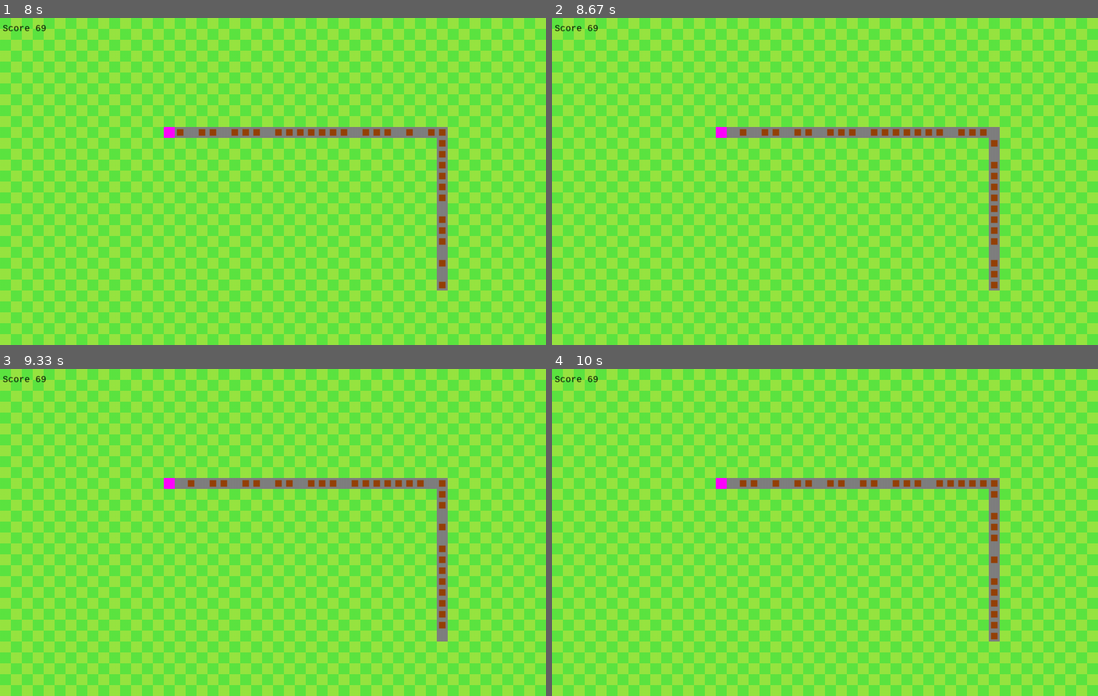
Above: before the commit, frames 1-4 (two rows, left to right).
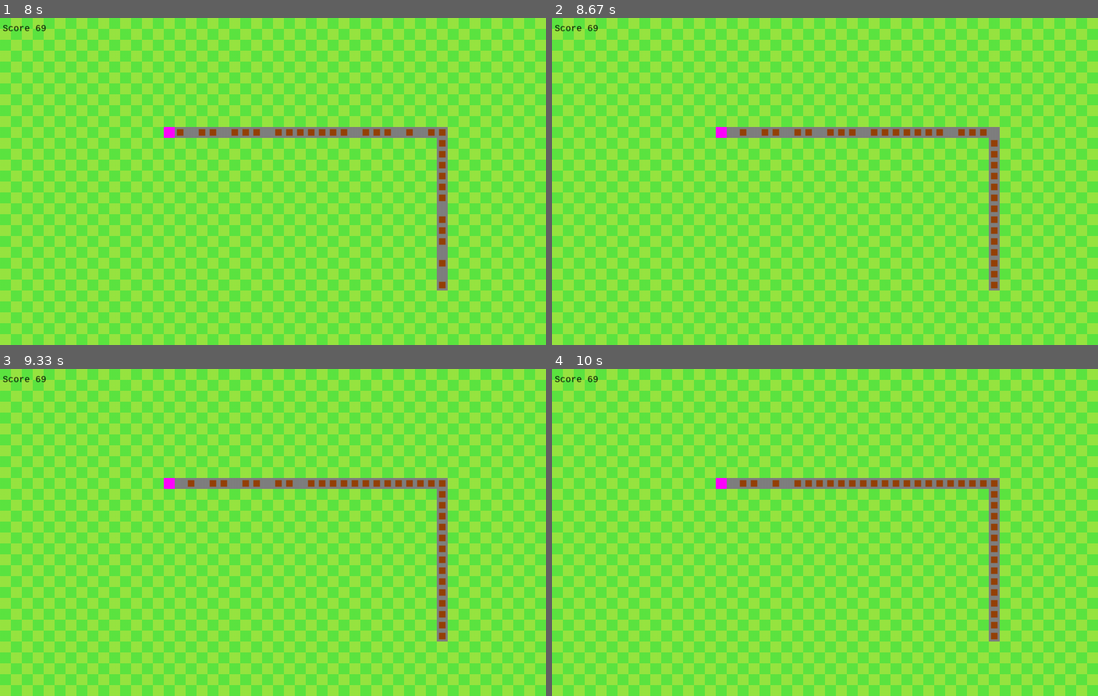
Above: after the commit, the same moments.

Repository: slin-j/funny_projects
Game: pygame game, started from py/minegame/main.py
The game is run twice, just before and just after one commit, with the same random seed, the same clock (stepped at 60 frames per second) and the same inputs.
Inputs:
- Up to frame 1 (8 s): tap F at 0.33, 0.73, 1.03, 1.23, 1.57, 1.87, 2.07, 2.37, 2.63, 2.97, 3.27, 3.4, 3.8, 4.1, 4.47, 4.87, 5.17, 5.37, 5.67, 5.87, 6.2, 6.5, 6.7, 7, 7.6, 7.9 s
- Up to frame 2 (8.67 s): tap F at 8.03, 8.43 s
- Up to frame 3 (9.33 s): tap F at 8.73, 9.1 s
- Up to frame 4 (10 s): tap F at 9.5, 9.8 s

Frame 1 is identical in both runs. In frame 2, less than 0.1% of the frame differs, in the area x 80-82%, y 40-73%; in frame 3, 0.1%; in frame 4, 0.2%, in the area x 48-82%, y 33-63%.

Commit message:
belts consist of belt pieces now, which hold the materials

Diff:
--- a/py/minegame/main.py
+++ b/py/minegame/main.py
@@ -26,6 +26,9 @@
                                              [(40*20,y*20) for y in range(10,25)]))
 
 font_normal = pygame.font.SysFont("monospace",16)
+
+for i in range(10 - 1, 0, -1):
+    print(i)
 
 i = 0
 
@@ -56,8 +59,6 @@
     for c in conveyor_list:
         c.draw_shape_with_materials(game_map.bg)
 
-
-
     # show new graphics
     game_surface.blit(game_map.bg, (0, 0))
     text = font_normal.render("Score {0}".format(69), 1, (0,0,0))
--- a/py/minegame/transport.py
+++ b/py/minegame/transport.py
@@ -3,42 +3,57 @@
 
 import entity
 
+class belt_piece:
+    def __init__(self, pos:tuple) -> None:
+        self.pos = pos
+        self.holding_entity = None # holds entities
+
 class conveyor_belt:
     def __init__(self, positions:list[tuple]) -> None:
-        super().__init__()
-
         self.UPDATE_INTERVAL = 200e6 # 200ms
         self.last_update = time.time_ns()
 
-        self.positions = positions
+        self.pieces = []
+        for p in positions:
+            self.pieces.append(belt_piece(p))
+
         self.size = (20, 20) # px
-        self.materials = [] # list with all entity-obj that are on this belt
 
     def draw_shape_with_materials(self, surface:pygame.Surface):
-        for p in self.positions:
-            r = pygame.Rect(p, self.size)
+        for p in self.pieces:
+            r = pygame.Rect(p.pos, self.size)
             pygame.draw.rect(surface, [128, 128 , 128], r)
-        for m in self.materials:
-            m.draw_shape(self.positions[m.index_on_conv], surface)
+            if p.holding_entity != None: p.holding_entity.draw_shape(p.pos, surface)
 
-    def add_material(self, new_mat:entity):
-        self.materials.append(new_mat)
-        # self.materials[-1].set_pos(self.positions[0]) # set startposition of new material to the beginning of the belt
+    def add_material(self, new_mat:entity) -> bool:
+        if self.pieces[0].holding_entity == None:   # if space for new material-entity is available
+            self.pieces[0].holding_entity = new_mat
+            return True
+        return False
 
+    #todo rename to move_materials
     def incr_material_positions(self) -> bool:
+        one_gets_yeeted = False
+        q = 0
+        for p in self.pieces:
+            if p.holding_entity != None:
+                q += 1
         if time.time_ns() - self.last_update >= self.UPDATE_INTERVAL:
             self.last_update += self.UPDATE_INTERVAL
-            # print(len(self.materials))
-            r = 0
-            for i in range(len(self.materials)):
-                self.materials[i-r].index_on_conv += 1
-                if self.materials[i-r].index_on_conv > (len(self.positions) - 1):
-                    self.materials.remove(self.materials[i-r])
-                    r += 1
+
+            for i in range(len(self.pieces), 0, -1):
+                if i-1 < len(self.pieces) - 1:
+                    if self.pieces[i].holding_entity == None:
+                        self.pieces[i].holding_entity = self.pieces[i-1].holding_entity
+                        self.pieces[i-1].holding_entity = None
+                else:
+                    if self.pieces[-1].holding_entity != None: one_gets_yeeted = self.pieces[-1]
+
+            return one_gets_yeeted
             #todo what to do when belt ends?
 
-    def get_positions(self) -> list[tuple]:
-        return self.positions.copy()
+    # def get_positions(self) -> list[tuple]:
+    #     return self.positions.copy()
 
-    def extend(self, new_positions:list[tuple]):
-        self.positions.extend(new_positions)
+    # def extend(self, new_positions:list[tuple]):
+    #     self.positions.extend(new_positions)
